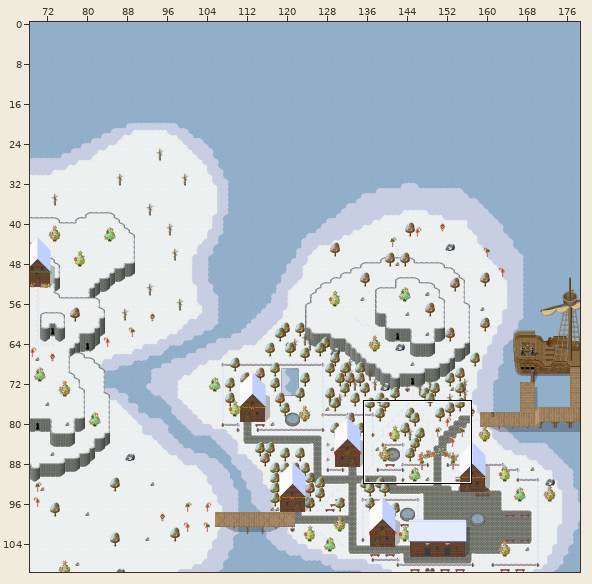
Tiled map -- tmwdata/maps/010.tmx. The picture above shows the old version from afar; the outline marks the close-up.
Close-up. Before the edit:
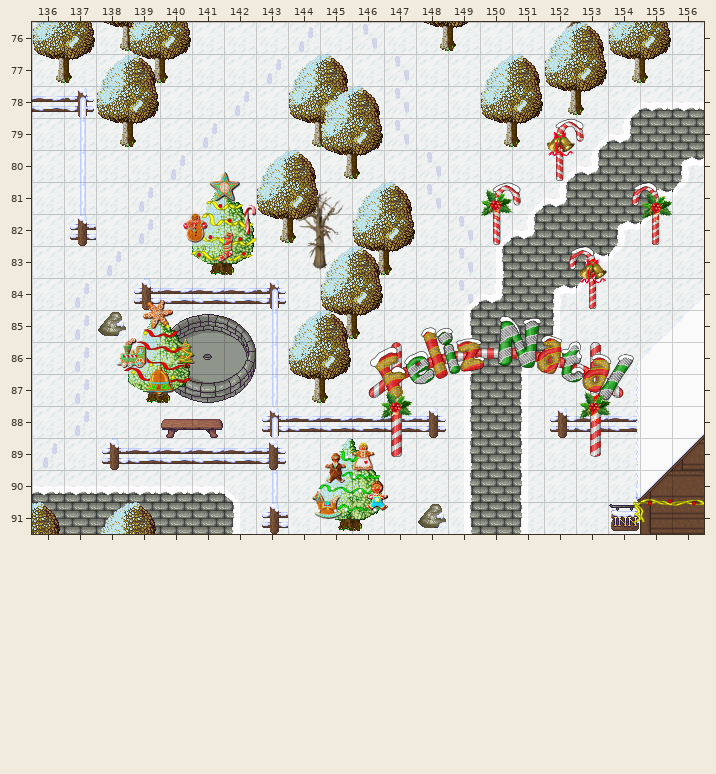
Cells are 32x32 px. Shown: x 136..156, y 76..91. The commit also changed other parts of the map, which this record leaves out.
New version:
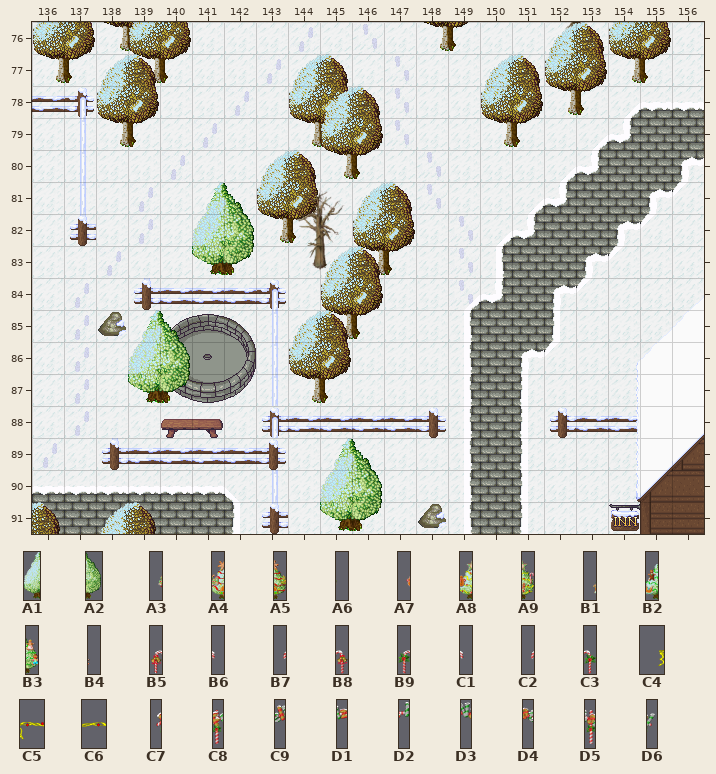
Key: from "Woodland_snow_x3": A1 0, A2 1; from "natalArvores_X4": A3 0, A4 1, A5 2, A6 3, A7 4, A8 5, A9 6, B1 8, B2 9, B3 10, B4 11, B5 15, B6 16, B7 19, B8 20, B9 27, C1 28, C2 31, C3 32; from "natalEnfeites_X2": C4 0, C5 1, C6 2; from "natalLetreiro": C7 0, C8 1, C9 2, D1 3, D2 4, D3 5, D4 6, D5 7, D6 8.
__ is an empty cell.
Difference:
Layer "fringe":
y 80: x 152..153 B5 B6 -> __ __
y 82: x 150..151 B9 C1 -> __ __; x 154..155 C2 C3 -> __ __
y 83: x 140..142 A7 A8 A9 -> __ A1 A2
y 84: x 152..153 B7 B8 -> __ __
y 87: x 138..141 A3 A4 A5 A6 -> __ A1 A2 __
y 89: x 146..154 C7 C8 C9 D1 D2 D3 D4 D5 D6 -> __ __ __ __ __ __ __ __ __
y 91: x 144..147 B1 B2 B3 B4 -> __ A1 A2 __
Layer "top2":
y 91: x 154..156 C4 C5 C6 -> __ __ __
Changed places in both close-ups, as pixel boxes (x1, y1, x2, y2):
changed: (312, 118, 704, 523)
changed: (117, 172, 256, 396)
